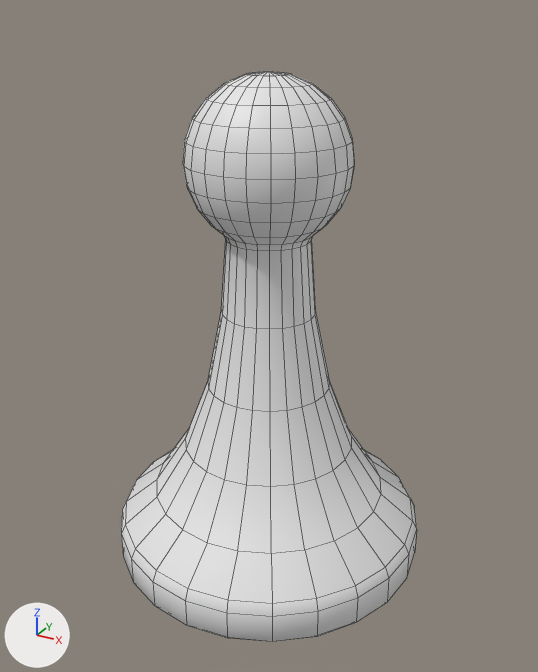
The Blender file public/pion.blend as it was, and as the next commit left it.
One viewpoint serves both versions: a 50 mm camera at (1.016, -1.846, 1.679) aimed at (0.011, -0.018, 0.765). The lights are fixed; the arrows at lower left show +X, +Y and +Z. The picture after the commit comes second. Mesh edges are drawn as thin lines.
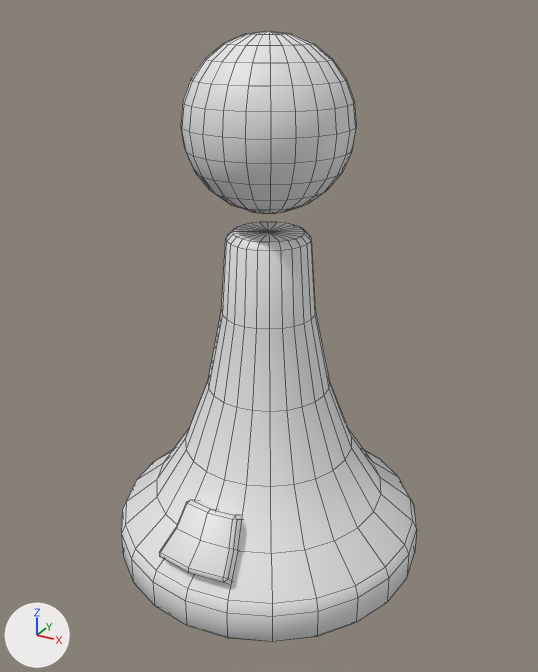
Commit message: Show available APs on active Pion

The change, as a list of edits to the scene's bpy script:
```text
Change me_circle_001:
    used by ob_circle_001; location = (0.0, 0.0, 0.0)
    remove me_circle_001.from_pydata(...)  # 481 vertices, 480 faces; spans x -0.5..0.5, y -0.5..0.5, z 0.0..1.53
    add me_circle_001.from_pydata(...)  # 242 vertices, 264 faces; spans x -0.5..0.5, y -0.5..0.5, z 0.0..1.09
    me_circle_001 part 1
    217 vertices are removed from x -0.24..0.24, y -0.24..0.24, z 1.12..1.53
    240 faces are deleted
    24 vertices move from x -0.13..0.13, y -0.13..0.13, z 1.09 to x -0.11..0.11, y -0.11..0.11, z 1.09
    1 vertex is added at (0.0, 0.0, 1.09)
    24 new faces join them
    other edits to the shape of me_circle_001 do not show in these pictures
Add me_circle_003:
    me_circle_003.from_pydata(...)  # 33 vertices, 28 faces; spans x -0.118..0.118, y -0.479..-0.301, z 0.162..0.339
    me_circle_003.polygons.foreach_set('use_smooth', [True] * 28)
Add me_circle_002:
    me_circle_002.from_pydata(...)  # a UV sphere (24 segments, 12 rings, poles along z) spanning x -0.24..0.24, y -0.24..0.24, z 1.147..1.627
    me_circle_002.polygons.foreach_set('use_smooth', [True] * 288)
Add ob_2_ap_light:
    ob_2_ap_light = bpy.data.objects.new('2-ap-light', me_circle_003)
    ob_2_ap_light.location = (0.0, 0.0, 0.0)
Add ob_1_head:
    ob_1_head = bpy.data.objects.new('1-head', me_circle_002)
    ob_1_head.location = (0.0, 0.0, 0.0)
```

Pixel boxes [x1, y1, x2, y2] of what changed, in the pictures (538 x 672 px):
'Circle.001', reshaped (26% shorter): before [121, 71, 417, 642]; after [121, 222, 417, 642]
'1-head', added: after [181, 30, 356, 214]
'2-ap-light', added: after [159, 500, 242, 584]
part 1 of me_circle_001, reshaped: before [183, 71, 354, 251]; after [226, 222, 312, 251]
